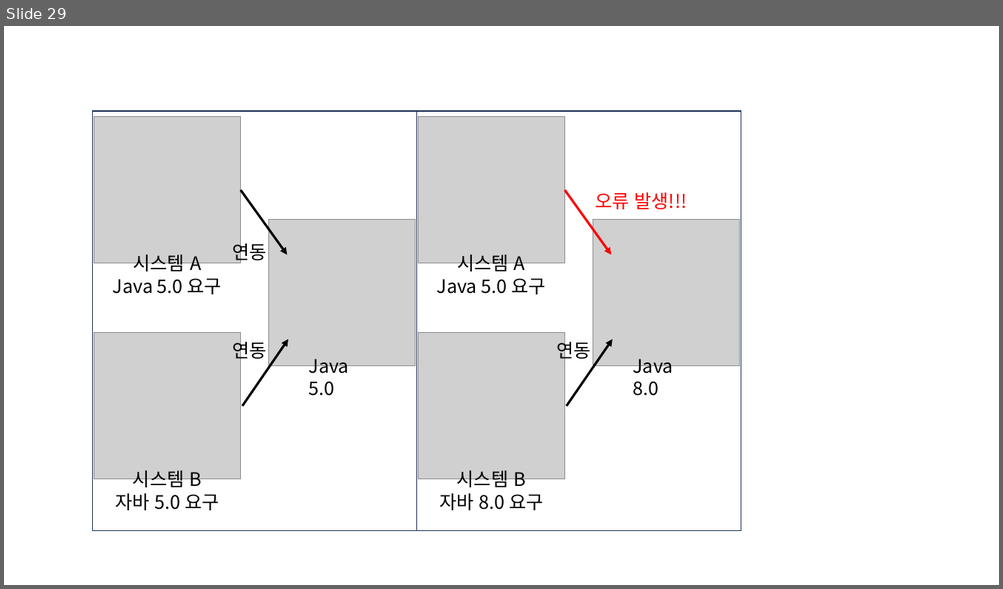
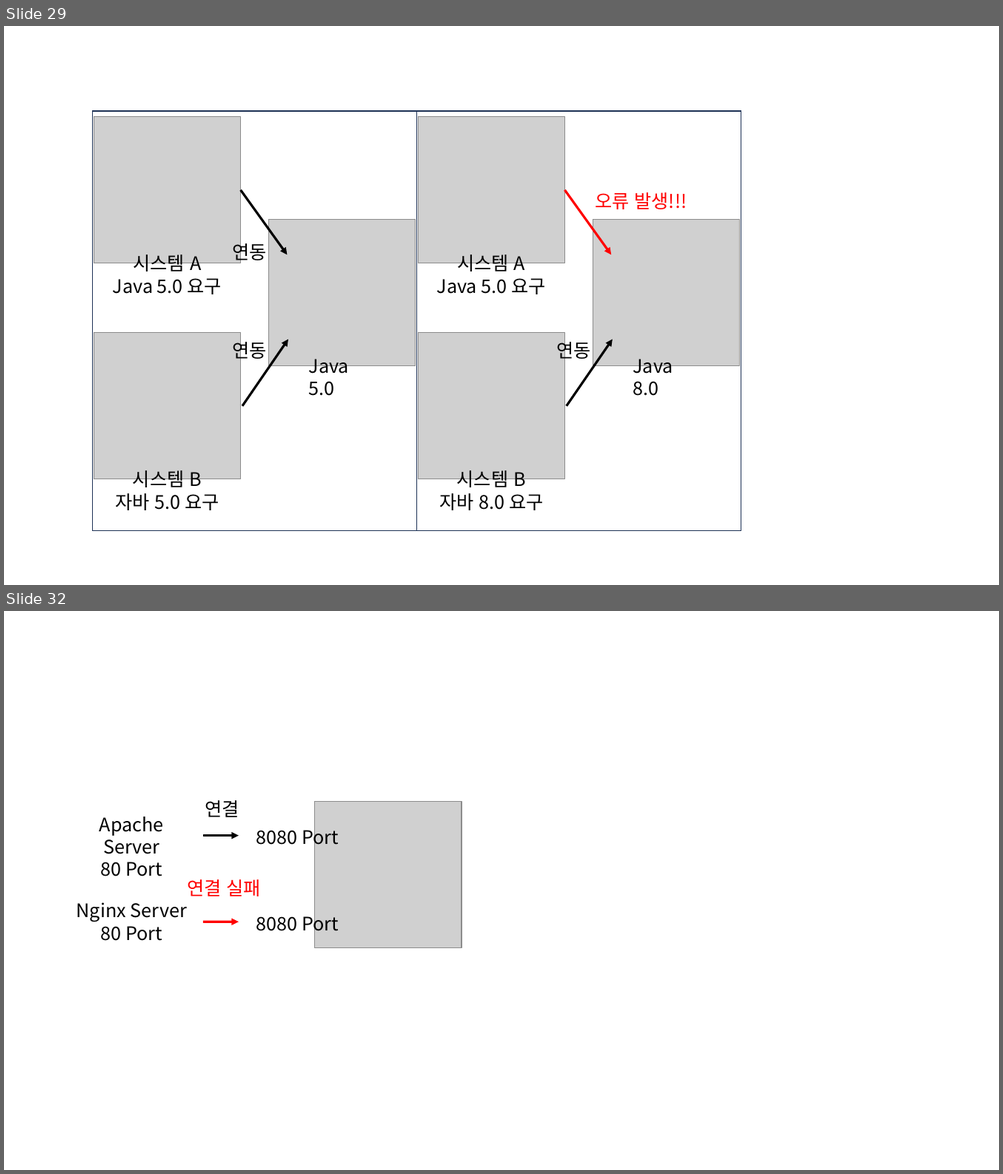
Before and after one commit to yyechan0602/yyechan0602.github.io, a slide deck: 블로그 그림.pptx. Shown one above the other, each under a label of ours: slide 29 before the commit, slides 29 and 32 after it; the slides between them are not shown. The pictures are 1003x589 and 1003x1174 pixels, drawn with LibreOffice and Linux fonts; fonts in the diff are those of the drawing; grey boxes stand for pictures. Boxes give left, top, right and bottom in pixels: in the first picture for what was removed or moved away, otherwise in the second. Text is boxed around its words. In the diff, an @@ line names an element or a change of style, - is before the commit and + after.

```diff
--- a/블로그 그림.pptx
+++ b/블로그 그림.pptx
@@ slide 32 added at (4, 611, 999, 1170), background #FFFFFF @@
@@ text added at (205, 800, 239, 817), 18 pt, text #000000 @@
+연결
@@ picture added at (314, 801, 461, 948) @@
@@ text added at (99, 817, 164, 877), 18 pt, text #000000 @@
+Apache Server
+80 Port
@@ text added at (256, 825, 338, 849), 18 pt, text #000000 @@
+8080 Port
@@ arrow added from (203, 835) to (239, 835), #000000 2.25 pt @@
@@ text added at (187, 880, 261, 897), 18 pt, text #FF0000 @@
+연결 실패
@@ text added at (77, 903, 187, 941), 18 pt, text #000000 @@
+Nginx Server
+80 Port
@@ text added at (256, 911, 338, 935), 18 pt, text #000000 @@
+8080 Port
@@ arrow added from (203, 922) to (239, 922), #FF0000 2.25 pt @@
```
Also in this commit, not shown: 2 other slides added, 1 slide removed, 4 other files.
